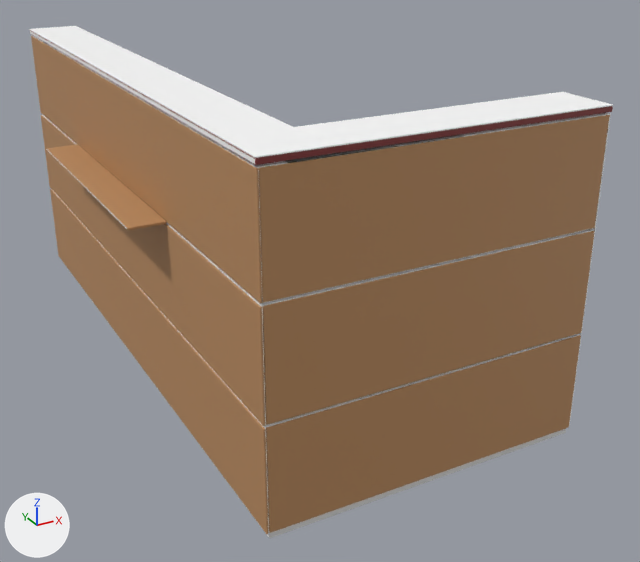
Renders of the FBX model Assets/Meshes/Firstline/Counter_220x100_FINAL.fbx from each side of a commit.
Both versions are drawn from a camera (50 mm lens) standing at (-0.0264, -0.0467, 0.0412) and looking at (0.0109, 0.0211, 0.0073). The lights are fixed; the arrows at lower left show +X, +Y and +Z. Where no turn or scale is listed for an object, it has been applied to the vertices.

Objects in the first picture: 'Metal_metal_mesh', 'PLASTIK_MESH', 'blat_mesh', 'drewno1_mesh', 'drewno2_mesh', 'drewno3_mesh', 'shelf_mesh', 'top_blatu_mesh1'.
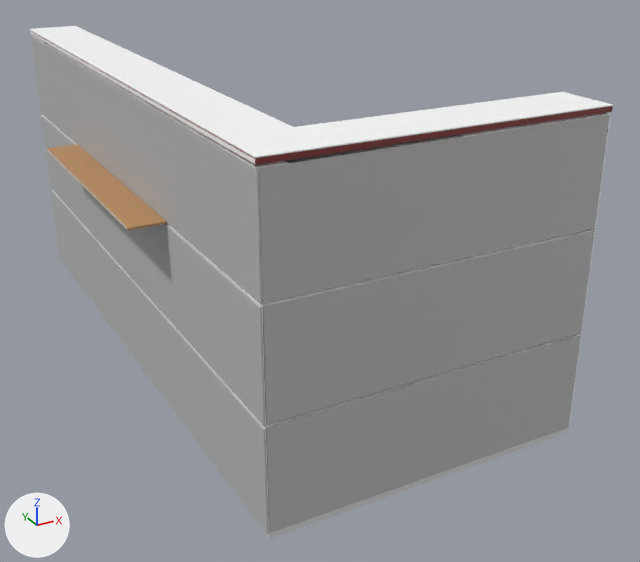
Pixel boxes [x1, y1, x2, y2] of what changed, in the pictures (640 x 562 px):
'drewno1_mesh', recoloured: [31, 36, 609, 304] in both
'drewno2_mesh', recoloured: [41, 115, 595, 426] in both
'drewno3_mesh', recoloured: [50, 189, 581, 534] in both

The edits, one by one:
Material 'phong2' (mat_phong2) is new.
Its base color is (0.5, 0.5, 0.5) (grey #bcbcbc).
Its roughness is 0.553.
me_mesh_002 has 44 vertices, 41 faces and spans x -0.006..0.0215, y -0.0022..0.0558, z 0.0183..0.0267.
me_mesh_002 no longer uses material mat_drewno2 (orange #bc8c5f).
me_mesh_002 now uses material mat_phong2 (grey #bcbcbc).
me_mesh has 1368 vertices, 1311 faces and spans x -0.0061..0.0215, y -0.0022..0.0558, z 0.0008..0.0093.
me_mesh no longer uses material mat_drewno (orange #bc8c5f).
me_mesh now uses material mat_phong2 (grey #bcbcbc).
me_mesh_001 has 1368 vertices, 1311 faces and spans x -0.0061..0.0215, y -0.0022..0.0558, z 0.0095..0.018.
me_mesh_001 no longer uses material mat_drewno1 (orange #bc8c5f).
me_mesh_001 now uses material mat_phong2 (grey #bcbcbc).
